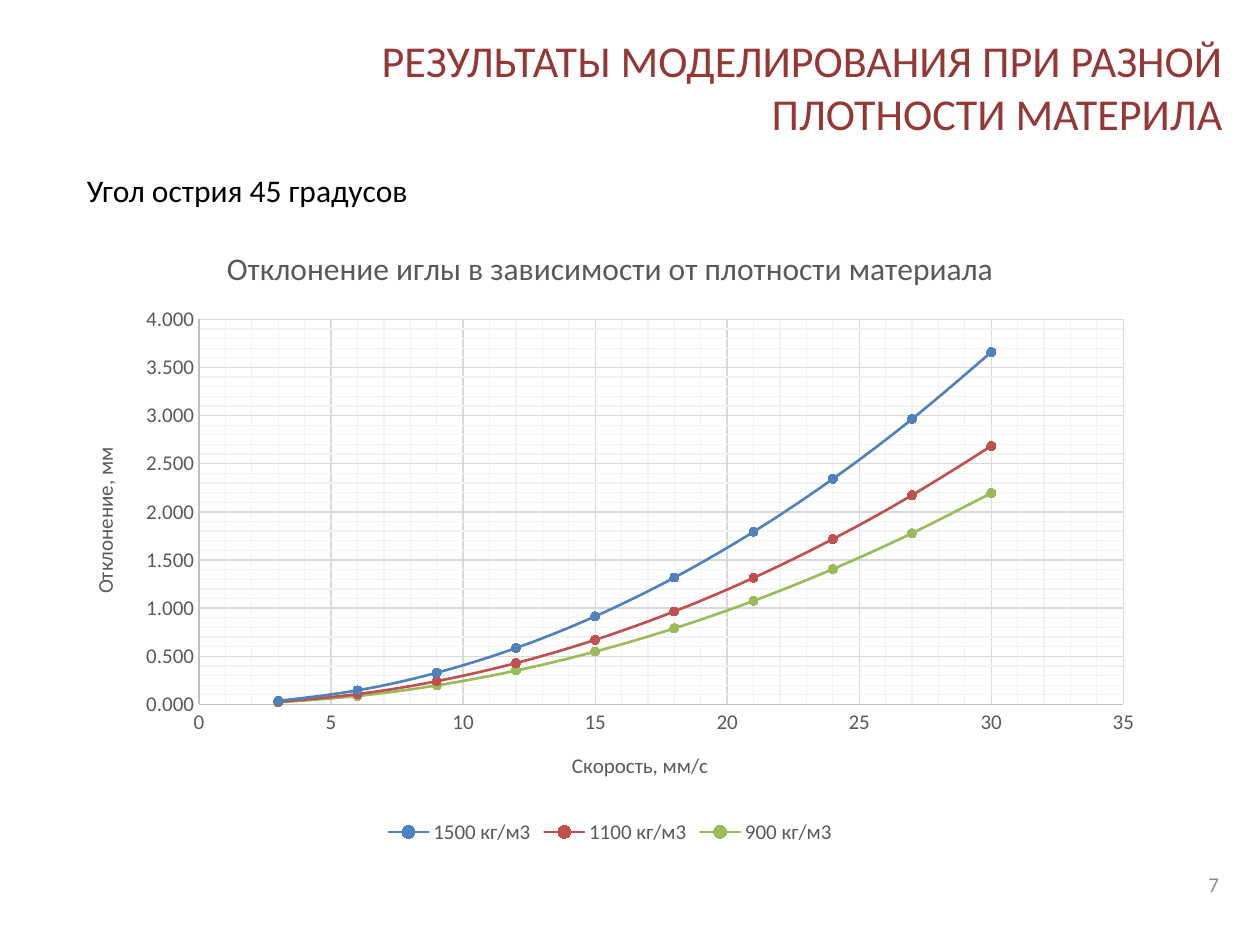
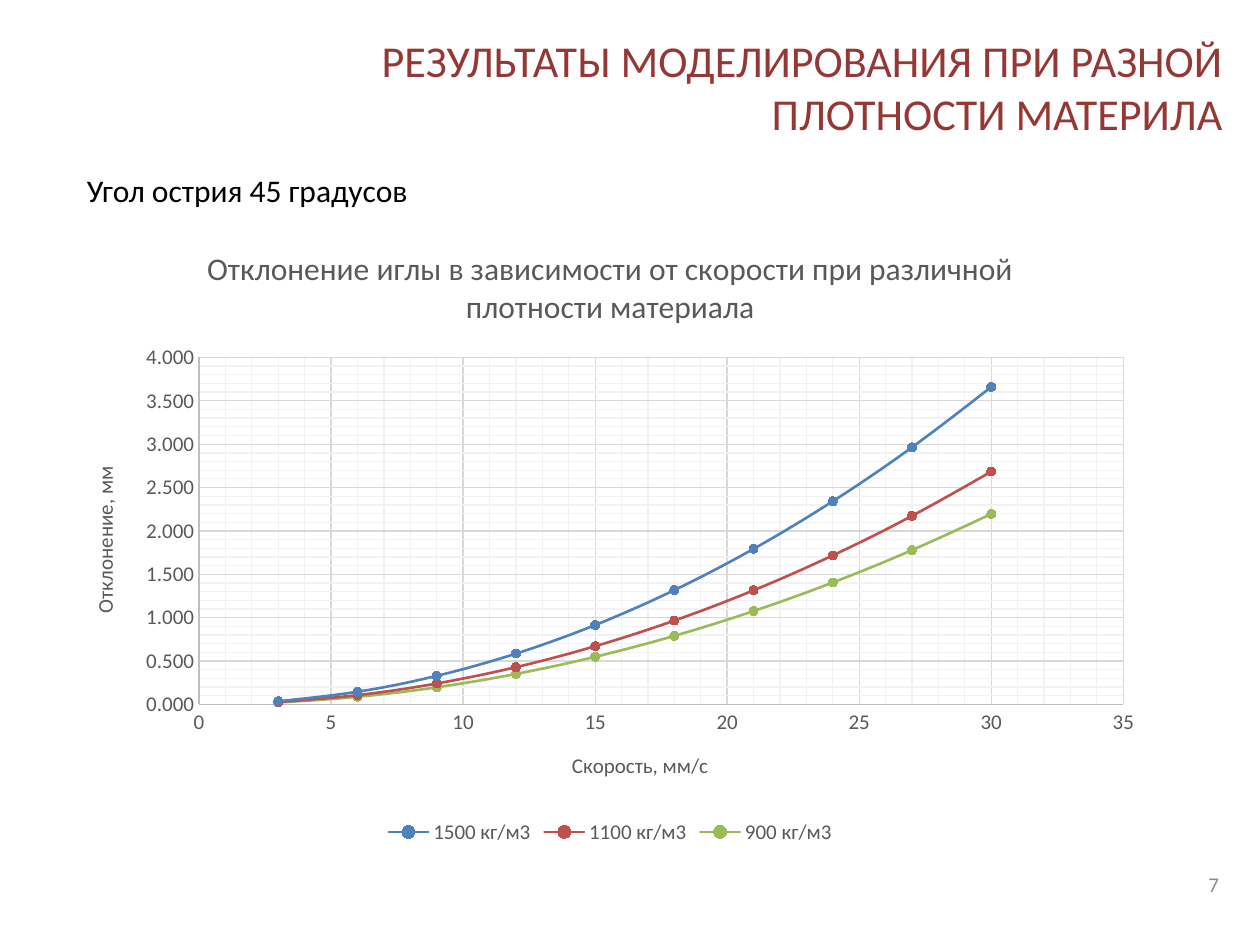
Before and after one commit to IgVaCompany/MyWorks, a slide deck: slide 7 of Dissertacia/MyWork/DocWork/Модель деформируемого объекта управления.pptx. Drawn at 1260x945 pixels with LibreOffice and Linux fonts; fonts in the diff are those of the drawing; background and template pictures are left out. Boxes give left, top, right and bottom in pixels: in the first picture for what was removed or moved away, otherwise in the second. Text is boxed around its words. In the diff, an @@ line names an element or a change of style, - is before the commit and + after.

```diff
--- a/Dissertacia/MyWork/DocWork/Модель деформируемого объекта управления.pptx
+++ b/Dissertacia/MyWork/DocWork/Модель деформируемого объекта управления.pptx
@@ scatter smooth chart at [64,224,1155,849] @@
@@ title "Отклонение иглы в зависимости от плотности материала" to "Отклонение иглы в зависимости от скорости при различной плотности материала" @@
```
Also in this commit, not shown: 2 other slides changed, 2 other files.
